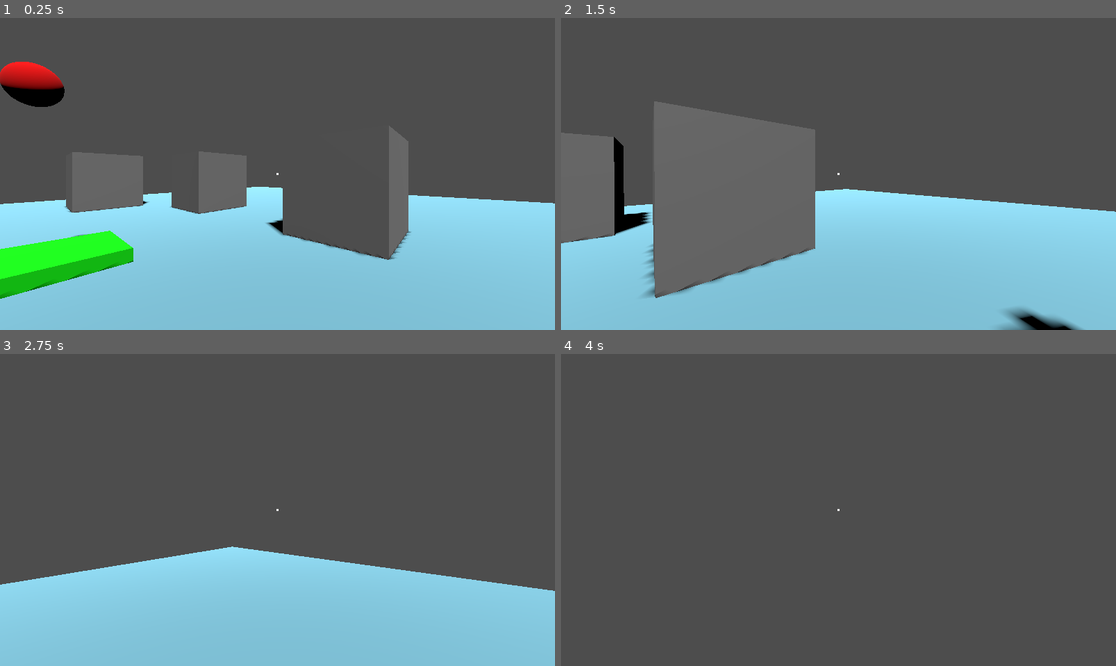
Above: before the commit, frames 1-4 (two rows, left to right).
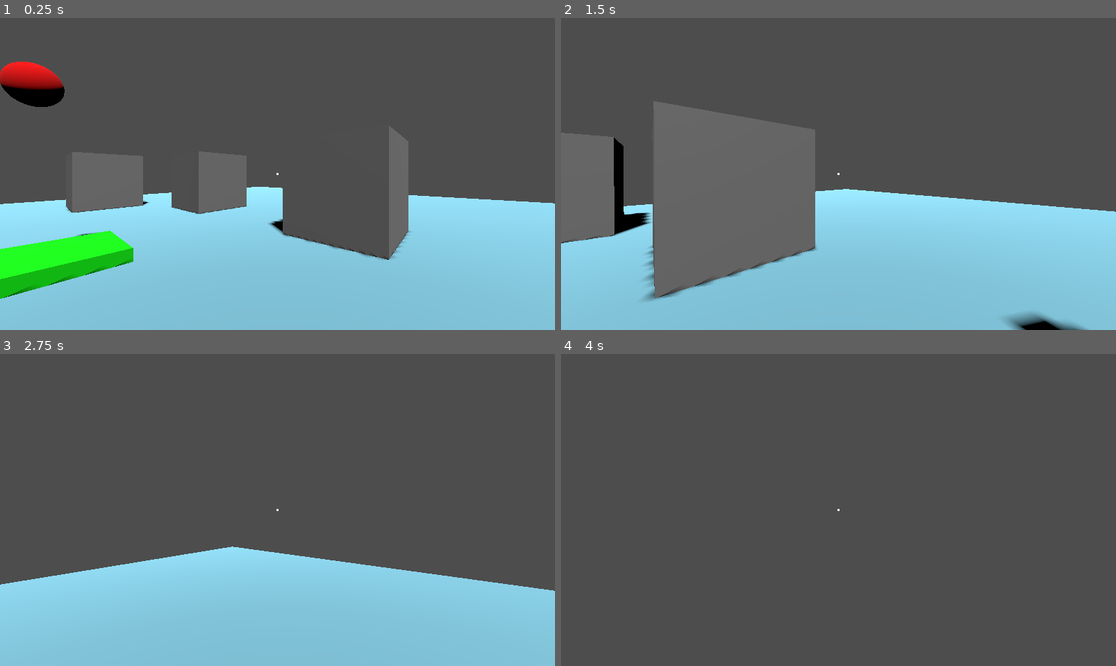
Above: after the commit, the same moments.

Repository: i4nkvrtjs/GlobalGameJam
Game: Godot game, scene res://scenes/lvl.tscn
The game is run twice, just before and just after one commit, with the same random seed, the same clock (stepped at 60 frames per second) and the same inputs.
Inputs (mouse positions are in pixels of both pictures, inside the frame that each line leads up to):
- Up to frame 1 (0.25 s): no input
- Up to frame 2 (1.5 s): move the mouse to (866, 174) at 0.52 s; press the mouse at (866, 174) at 0.53 s; hold W (move_forward) from 0.53 s (still down); move the mouse to (810, 174) at 1.27 s; release the mouse at (810, 174) at 1.28 s; click (810, 174) at 1.35 s
- Up to frame 3 (2.75 s): keep holding W (move_forward); move the mouse to (288, 503) at 2.02 s; press the mouse at (288, 503) at 2.03 s
- Up to frame 4 (4 s): keep holding W (move_forward); move the mouse to (832, 516) at 2.77 s; release the mouse at (832, 516) at 2.78 s; click (832, 516) at 2.85 s; move the mouse to (877, 513) at 3.52 s; press the mouse at (877, 513) at 3.53 s

The runs differ from the first frame. In frame 1, 0.4% of the frame differs, in the area x 0-75%, y 58-90%; in frame 2, 0.9%, in the area x 0-95%, y 26-100%; in frame 3, less than 0.1%; in frame 4, nothing differs.

Commit message:
Puzzle 1A

Diff:
--- /dev/null
+++ b/globalgamejam/button_puzzle_controller.gd
@@ -0,0 +1,28 @@
+extends Node3D
+
+@export var buttons: Array[Node]
+
+var solved := false
+
+
+func _process(_delta):
+	if solved:
+		return
+
+	var all_pressed := true
+
+	for b in buttons:
+		if not b.pressed:
+			all_pressed = false
+			break
+
+	if all_pressed:
+		_solve()
+
+
+func _solve():
+	solved = true
+	print("PUZZLE DE BOTONES RESUELTO")
+	for cube in get_tree().get_nodes_in_group("floating_cubes"):
+		print("Activando cubo:", cube.name)
+		cube.activate()
--- /dev/null
+++ b/globalgamejam/button_puzzle_controller.tscn
@@ -0,0 +1,6 @@
+[gd_scene load_steps=2 format=3 uid="uid://cbrx13oubiy2d"]
+
+[ext_resource type="Script" uid="uid://mbqd7bq25o1i" path="res://button_puzzle_controller.gd" id="1_e2ewv"]
+
+[node name="ButtonPuzzleController" type="Node3D"]
+script = ExtResource("1_e2ewv")
--- /dev/null
+++ b/globalgamejam/presesure_button.gd
@@ -0,0 +1,29 @@
+extends StaticBody3D
+
+@export var press_depth := 0.05
+@export var press_time := 0.2
+
+var pressed := false
+var start_position: Vector3
+
+
+func _ready():
+	start_position = global_position
+
+
+func interact(_interactor):
+	if pressed:
+		return
+
+	pressed = true
+	_press_animation()
+
+
+func _press_animation():
+	var tween = create_tween()
+	tween.tween_property(
+		self,
+		"global_position",
+		start_position - Vector3.DOWN * press_depth,
+		press_time
+	)
--- /dev/null
+++ b/globalgamejam/presesure_button.tscn
@@ -0,0 +1,22 @@
+[gd_scene load_steps=5 format=3 uid="uid://xy4p3bkc4m7k"]
+
+[ext_resource type="Script" uid="uid://c8pvx61qr84nv" path="res://presesure_button.gd" id="1_5fwba"]
+
+[sub_resource type="StandardMaterial3D" id="StandardMaterial3D_818gb"]
+albedo_color = Color(0.470588, 1, 1, 1)
+
+[sub_resource type="BoxMesh" id="BoxMesh_5fwba"]
+material = SubResource("StandardMaterial3D_818gb")
+size = Vector3(0.1, 0.1, 0.05)
+
+[sub_resource type="BoxShape3D" id="BoxShape3D_ntiiy"]
+size = Vector3(0.1, 0.1, 0.05)
+
+[node name="presesureButton" type="StaticBody3D"]
+script = ExtResource("1_5fwba")
+
+[node name="MeshInstance3D" type="MeshInstance3D" parent="."]
+mesh = SubResource("BoxMesh_5fwba")
+
+[node name="CollisionShape3D" type="CollisionShape3D" parent="."]
+shape = SubResource("BoxShape3D_ntiiy")
--- a/globalgamejam/scenes/lvl.tscn
+++ b/globalgamejam/scenes/lvl.tscn
@@ -7,6 +7,8 @@
 [ext_resource type="PackedScene" uid="uid://ds3fqqidy4atk" path="res://scenes/plataforma.tscn" id="4_hx1ia"]
 [ext_resource type="PackedScene" uid="uid://dbr1ggrnyfjph" path="res://scenes/plataformaFinal.tscn" id="6_f2dqo"]
 [ext_resource type="PackedScene" uid="uid://be2u13dmp3ous" path="res://scenes/color_puzzle.tscn" id="7_f2dqo"]
+[ext_resource type="PackedScene" uid="uid://cbrx13oubiy2d" path="res://button_puzzle_controller.tscn" id="8_s5vkl"]
+[ext_resource type="PackedScene" uid="uid://xy4p3bkc4m7k" path="res://presesure_button.tscn" id="9_d474t"]
 
 [sub_resource type="BoxShape3D" id="BoxShape3D_hx1ia"]
 size = Vector3(2, 0.01, 2)
@@ -29,6 +31,7 @@
 size = Vector3(1, 0.5, 1)
 
 [node name="Node3D" type="Node3D"]
+transform = Transform3D(1, 0, 0, 0, 1, 0, 0, 0, 1, 0, 0, 3.14838)
 
 [node name="Player" parent="." instance=ExtResource("1_3rlxx")]
 transform = Transform3D(-0.641356, 0, 0.767244, 0, 1, 0, -0.767244, 0, -0.641356, 0, 0.0507947, 0)
@@ -116,17 +119,32 @@
 [node name="Cubo" parent="." instance=ExtResource("2_2a1lc")]
 transform = Transform3D(1, 0, 0, 0, 1, 0, 0, 0, 1, 1.33855, 0.524199, 4.04856)
 
+[node name="presesureButton" parent="Cubo" instance=ExtResource("9_d474t")]
+transform = Transform3D(1, 0, 0, 0, 1, 0, 0, 0, 1, 0, 0, 0.529946)
+
 [node name="Cubo2" parent="." instance=ExtResource("2_2a1lc")]
 transform = Transform3D(1, 0, 0, 0, 1, 0, 0, 0, 1, -0.899437, 0.524199, 5.20538)
+
+[node name="presesureButton" parent="Cubo2" instance=ExtResource("9_d474t")]
+transform = Transform3D(1, 0, 0, 0, 1, 0, 0, 0, 1, 0, 0, 0.517902)
 
 [node name="Cubo3" parent="." instance=ExtResource("2_2a1lc")]
 transform = Transform3D(1, 0, 0, 0, 1, 0, 0, 0, 1, -2.18257, 0.524199, 3.53986)
 
+[node name="presesureButton" parent="Cubo3" instance=ExtResource("9_d474t")]
+transform = Transform3D(1, 0, 0, 0, 1, 0, 0, 0, 1, 0, 0, 0.52064)
+
 [node name="Cubo4" parent="." instance=ExtResource("2_2a1lc")]
 transform = Transform3D(1, 0, 0, 0, 1, 0, 0, 0, 1, -2.18257, 0.524199, 0.833195)
 
+[node name="presesureButton" parent="Cubo4" instance=ExtResource("9_d474t")]
+transform = Transform3D(-4.37114e-08, 0, 1, 0, 1, 0, -1, 0, -4.37114e-08, -0.516541, 0, 0)
+
 [node name="Cubo5" parent="." instance=ExtResource("2_2a1lc")]
 transform = Transform3D(1, 0, 0, 0, 1, 0, 0, 0, 1, 4.43424, 0.524199, 2.11208)
+
+[node name="presesureButton" parent="Cubo5" instance=ExtResource("9_d474t")]
+transform = Transform3D(0.0596374, 0, 0.99822, 0, 1, 0, -0.99822, 0, 0.0596374, 0.525291, 0, 0)
 
 [node name="MeshInstance3D" type="MeshInstance3D" parent="."]
 transform = Transform3D(1, 0, 0, 0, 1, 0, 0, 0, 1.57312, 2.27098, 0.00720263, 0)
@@ -134,3 +152,6 @@
 
 [node name="ColorPuzzle" parent="." instance=ExtResource("7_f2dqo")]
 transform = Transform3D(-0.999377, 0, -0.0353007, 0, 1, 0, 0.0353007, 0, -0.999377, 2.14921, 0.26458, 0)
+
+[node name="ButtonPuzzleController" parent="." node_paths=PackedStringArray("buttons") instance=ExtResource("8_s5vkl")]
+buttons = [NodePath("../Cubo/presesureButton"), NodePath("../Cubo2/presesureButton"), NodePath("../Cubo3/presesureButton"), NodePath("../Cubo4/presesureButton"), NodePath("../Cubo5/presesureButton")]
--- a/globalgamejam/scripts/color_puzzle_controller.gd
+++ b/globalgamejam/scripts/color_puzzle_controller.gd
@@ -44,6 +44,10 @@
 	solved = true
 	print("PUZZLE RESUELTO")
 
+	for button in buttons:
+		if button.has_method("show_temp_color"):
+			button.show_temp_color(Color.GREEN, 1.0)
+
 	for cube in get_tree().get_nodes_in_group("floating_cubes"):
 		print("Activando cubo:", cube.name)
 		cube.activate()
@@ -56,3 +60,6 @@
 
 func _fail(index: int):
 	print("Puzzle incorrecto en botón:", index)
+	for button in buttons:
+		if button.has_method("show_temp_color"):
+			button.show_temp_color(Color.RED, 1.0)
--- a/globalgamejam/scripts/color_square.gd
+++ b/globalgamejam/scripts/color_square.gd
@@ -31,3 +31,18 @@
 		mesh.set_surface_override_material(0, mat)
 
 	mat.albedo_color = current_color
+
+
+func show_temp_color(color: Color, duration := 1.0):
+	var tween = create_tween()
+	tween.tween_interval(duration)
+	tween.tween_callback(func(): reset())
+	var mat = mesh.get_active_material(0)
+	if mat == null:
+		mat = StandardMaterial3D.new()
+		mesh.set_surface_override_material(0, mat)
+
+	mat.albedo_color = color
+func reset():
+	color_index = 0
+	_update_color()
Not shown, added: globalgamejam/button_puzzle_controller.gd.uid
Not shown, added: globalgamejam/presesure_button.gd.uid
Not shown: 1 places in globalgamejam/scenes/lvl.tscn that only renumber resources
